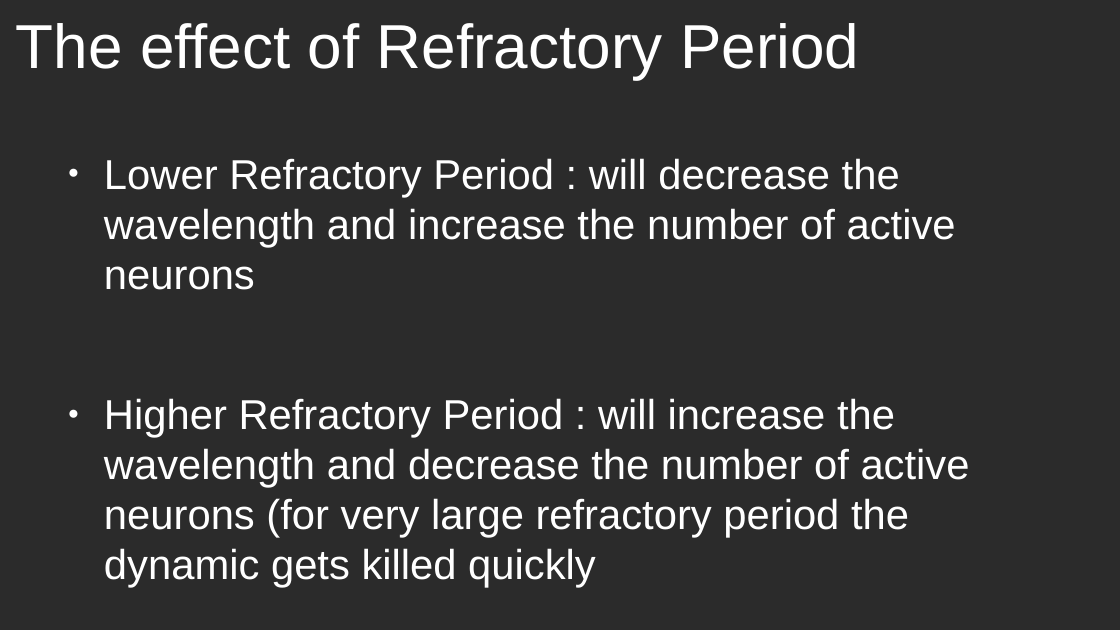
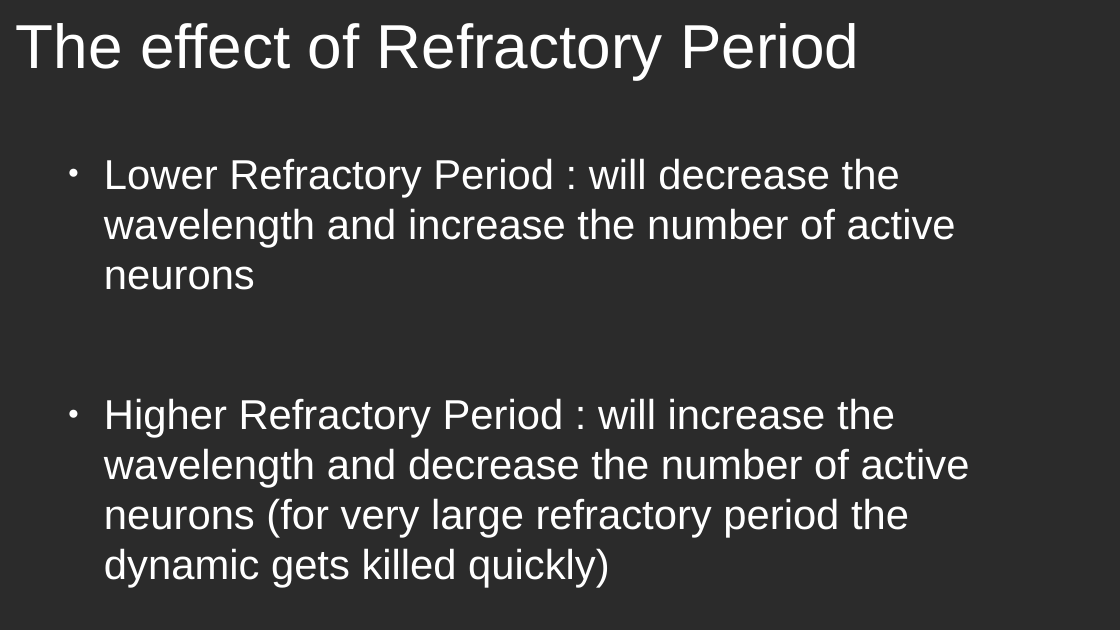
Before and after one commit to alifele/IPM-Neuro-Complex-systems-Competition, a slide deck: slide 9 of Progress Report/progress report2.odp. Drawn at 1120x630 pixels with LibreOffice and Linux fonts; fonts in the diff are those of the drawing; background and template pictures are left out; a plain dark background stands for a picture behind light text. Boxes give left, top, right and bottom in pixels: in the first picture for what was removed or moved away, otherwise in the second. Text is boxed around its words. In the diff, an @@ line names an element or a change of style, - is before the commit and + after.

```diff
--- a/Progress Report/progress report2.odp
+++ b/Progress Report/progress report2.odp
@@ text at (x1=104, y1=398, x2=970, y2=588): text changed @@
-● Higher Refractory Period : will increase the wavelength and decrease the number of active neurons (for very large refractory period the dynamic gets killed quickly
+● Higher Refractory Period : will increase the wavelength and decrease the number of active neurons (for very large refractory period the dynamic gets killed quickly)
```
Also in this commit, not shown: 2 slides added, 2 slides removed, 1 other file.
